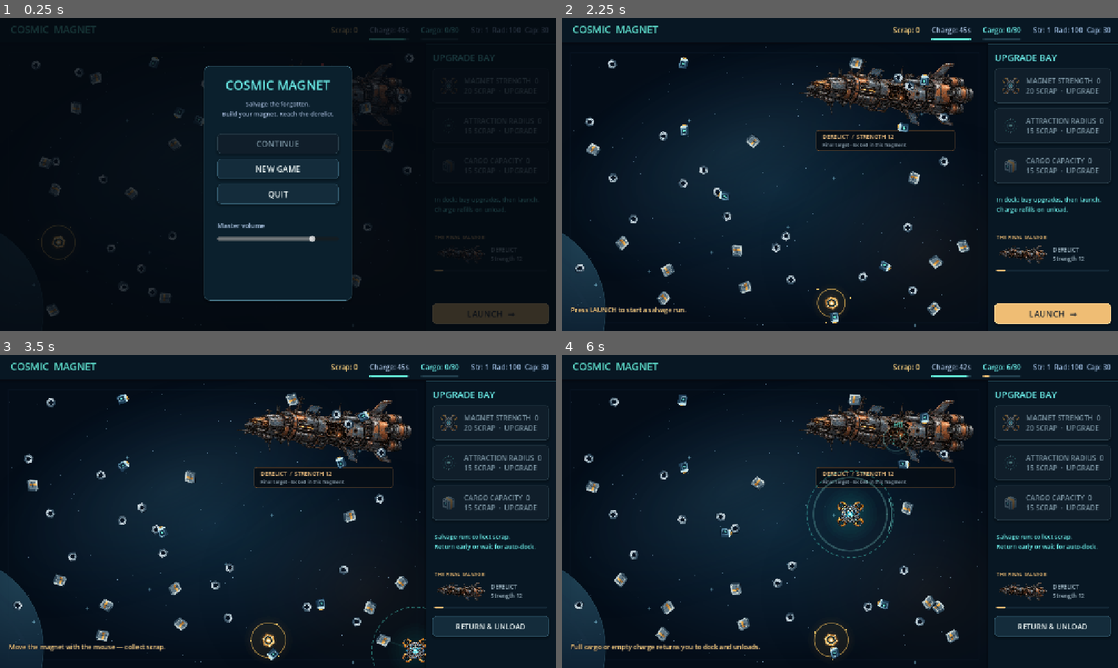
Above: before the commit, frames 1-4 (two rows, left to right).
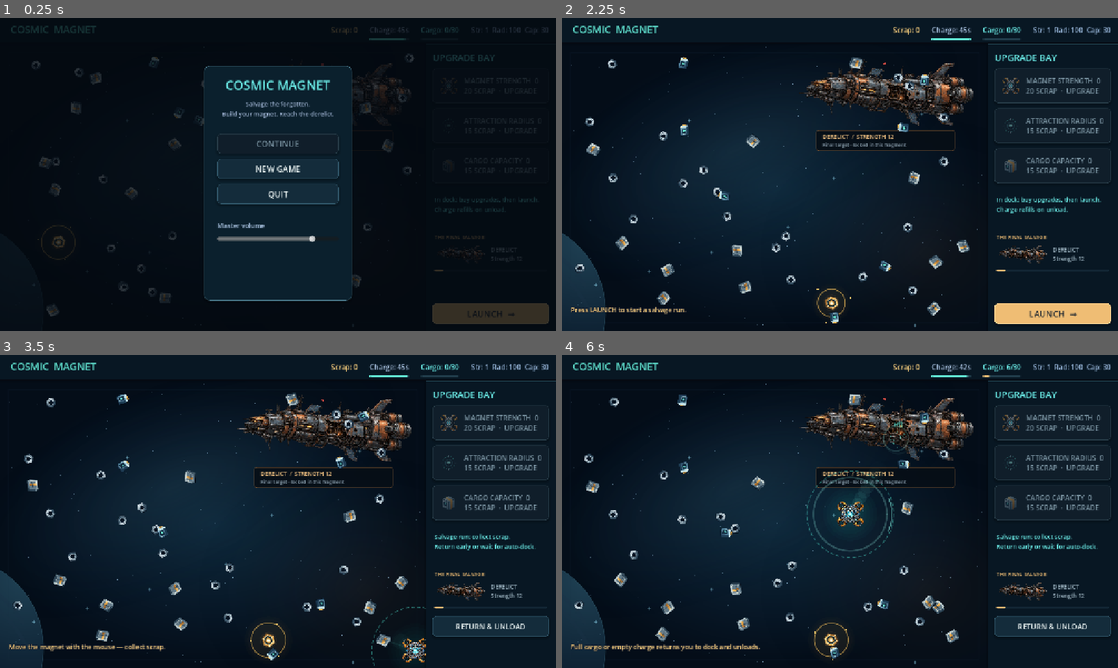
Above: after the commit, the same moments.

Repository: EldarNomin/steam-dev
Game: Godot game, scene res://scenes/main.tscn
Same seed, same stepped clock (60 frames per second), same inputs: the game is played once before the commit and once after it.
Inputs (mouse positions are in pixels of both pictures, inside the frame that each line leads up to):
- Up to frame 1 (0.25 s): no input
- Up to frame 2 (2.25 s): click "LAUNCH →" at 0.5 s; click "LAUNCH →" at 1.25 s; click "NEW GAME" at 2 s
- Up to frame 3 (3.5 s): click "LAUNCH →" at 2.75 s
- Up to frame 4 (6 s): tap Enter at 3.5 s; move the mouse to (962, 495) at 3.52 s; move the mouse to (728, 527) at 4.27 s; move the mouse to (895, 442) at 5.02 s; move the mouse to (812, 574) at 5.77 s

The runs differ from the first frame. In frame 2, 0.2% of the frame differs, in the area x 44-74%, y 14-34%; in frame 3, 1.7%; in frame 4, 2.2%, in the area x 42-74%, y 12-49%.

Commit message:
fix(cosmic-magnet): visual polish review F1-F3 — trail space, ship redraw, flash reset
F1: the trail stores parent-space positions but draw commands execute
in magnet-local space, doubling coordinates. Trail points are now
converted with to_local before drawing, so the trail stays on the
flown path near edges and corners.

F2: ShipWreck read time in _draw but never queued its own redraw —
parent redraws do not rebuild child draw commands, so drift and
navigation lights were frozen. A dedicated _process(queue_redraw)
animates them; the node position never moves.

F3: the collection flash decayed only during SALVAGE, so a last-item
auto-return froze it at full strength and the next sortie started with
a foreign highlight; the trail also survived the teleport. Flash decay
now runs regardless of state, and launch/_start_run reset the trail.

Regressions in test_core (visual: flash set, decay in dock, trail
cleared on new sortie, to_local conversion). Suites: 42 + 61 + 60.

Diff:
--- a/games/cosmic-magnet/scripts/game.gd
+++ b/games/cosmic-magnet/scripts/game.gd
@@ -156,6 +156,7 @@
 	state = GameState.SALVAGE
 	magnet.visible = true
 	magnet.position = CMConfig.FIELD_RECT.get_center()
+	magnet.reset_trail()  # новый вылет: прошлый след не тянется к центру поля (F3)
 	if tutorial_stage < 1:
 		tutorial_stage = 1
 	notify_hud()
@@ -390,6 +391,7 @@
 	charge = max_charge()
 	magnet.visible = false
 	_apply_stats()
+	magnet.reset_trail()  # новый забег — без унаследованного следа/вспышки (F3)
 	# Поле пересобирается под параметры забега: реликвия есть только если
 	# она ещё не собрана (CM-R08).
 	spawner.reset_field()
--- a/games/cosmic-magnet/scripts/magnet.gd
+++ b/games/cosmic-magnet/scripts/magnet.gd
@@ -29,7 +29,19 @@
 	queue_redraw()
 
 
+## Сброс визуального хвоста: при вылете/новой игре магнит «телепортируется»,
+## и старый след не должен тянуться за ним (F3 ревью visual-polish).
+func reset_trail() -> void:
+	_trail.clear()
+	queue_redraw()
+
+
 func _physics_process(delta: float) -> void:
+	# Затухание вспышки НЕ привязано к SALVAGE (F3): иначе DOCK замораживает
+	# вспышку прошлого сбора и следующий вылет начинается с чужой подсветкой.
+	if _flash > 0.0:
+		_flash = maxf(_flash - delta * 2.2, 0.0)
+		queue_redraw()
 	if game == null or game.state != MainGame.GameState.SALVAGE:
 		return
 	_target = clamp_to_field(get_global_mouse_position())
@@ -37,8 +49,6 @@
 	_trail.push_front(position)
 	if _trail.size() > 9:
 		_trail.resize(9)
-	if _flash > 0.0:
-		_flash = maxf(_flash - delta * 2.2, 0.0)
 	queue_redraw()
 
 
@@ -64,10 +74,12 @@
 func _draw() -> void:
 	var t := Time.get_ticks_msec() / 1000.0
 	var pulse := 0.5 + 0.5 * sin(t * 2.0)
-	# Хвост: тающие круги по последним позициям (под корпусом).
+	# Хвост: точки хранятся в parent-space — переводим в локальные координаты
+	# магнита перед рисованием (F1: иначе координаты удваиваются).
 	for i in _trail.size():
+		var p := to_local(_trail[i])
 		var fade := (1.0 - float(i) / float(_trail.size())) * 0.10
-		draw_circle(_trail[i], 10.0 + i * 1.2, Color(0.45, 1.0, 0.94, fade))
+		draw_circle(p, 10.0 + i * 1.2, Color(0.45, 1.0, 0.94, fade))
 	for i in range(5, 0, -1):
 		draw_circle(Vector2.ZERO, 22.0 + i * 8.0, Color(0.15, 0.95, 0.85, 0.014 + _flash * 0.02))
 	# Exact gameplay radius, broken into restrained instrument marks.
--- a/games/cosmic-magnet/scripts/ship_wreck.gd
+++ b/games/cosmic-magnet/scripts/ship_wreck.gd
@@ -11,6 +11,12 @@
 const WINDOW := Color("e8a33d")
 
 var _points: PackedVector2Array = []
+
+
+## Дрейф и мигание огней — анимация в _draw требует собственной
+## перерисовки: перерисовка родителя команды детей не обновляет (F2).
+func _process(_delta: float) -> void:
+	queue_redraw()
 
 
 func _ready() -> void:
--- a/games/cosmic-magnet/tests/test_core.gd
+++ b/games/cosmic-magnet/tests/test_core.gd
@@ -36,6 +36,7 @@
 	_test_field_clamp()
 	_test_pause_stops_simulation(main)
 	_test_focus_loss_autopause(main)
+	_test_magnet_visual_state_reset(main)
 	await _test_soak_collect_respawn_600s(main)
 
 	SaveService.wipe_files()
@@ -263,6 +264,32 @@
 		"manual=%d" % manual_ok)
 
 
+## Визуальное состояние магнита между вылетами (F1–F3 ревью visual-polish):
+## вспышка тает и в DOCK, хвост сбрасывается при вылете, to_local не удваивает
+## координаты следа.
+func _test_magnet_visual_state_reset(main: MainGame) -> void:
+	main.request_return()  # гарантированный DOCK
+	main.launch()          # вылет №1: trail сброшен
+	main.magnet.position = Vector2(420, 300)
+	main.magnet._trail.push_front(Vector2(420, 300))
+	main.magnet.flash()
+	_check(main.magnet._flash > 0.0, "visual: flash set by collection hook", "")
+	_check(main.magnet._trail.size() == 1, "visual: trail records flight", "")
+	main.magnet._physics_process(2.0)  # 2 с в DOCK: вспышка обязана погаснуть
+	_check(main.magnet._flash == 0.0, "visual: flash decays in dock",
+		"flash=%f" % main.magnet._flash)
+	main.request_return()  # штатный возврат в док
+	main.launch()          # вылет №2 — чистый старт
+	_check(main.magnet._trail.is_empty(), "visual: trail cleared on new sortie", "")
+	main.magnet.position = Vector2(420, 300)
+	main.magnet._trail.push_front(Vector2(420, 300))
+	_check(main.magnet.to_local(Vector2(420, 300)) == Vector2.ZERO,
+		"visual: trail converts to magnet-local (no doubled coords)",
+		str(main.magnet.to_local(Vector2(420, 300))))
+	main.magnet.reset_trail()
+	main.request_return()
+
+
 func _test_field_clamp() -> void:
 	var c1 := Magnet.clamp_to_field(Vector2(1200, 100))
 	_check(c1 == Vector2(956, 100), "clamp: mouse over side panel stays in field", str(c1))
